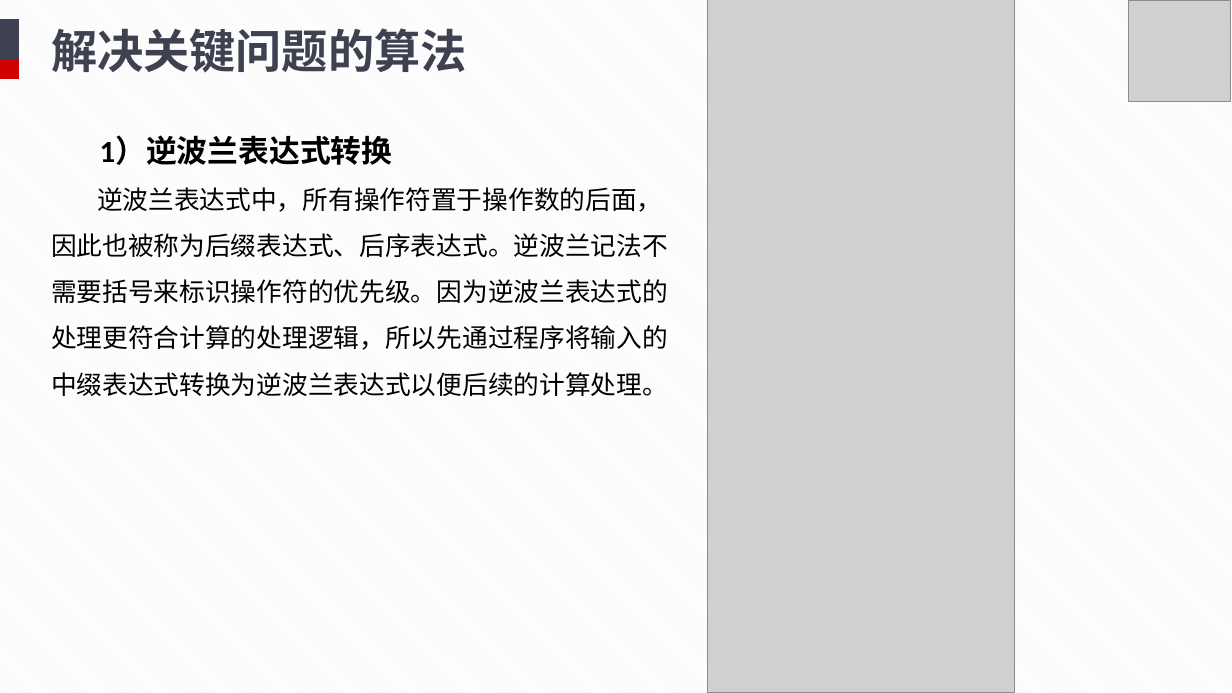
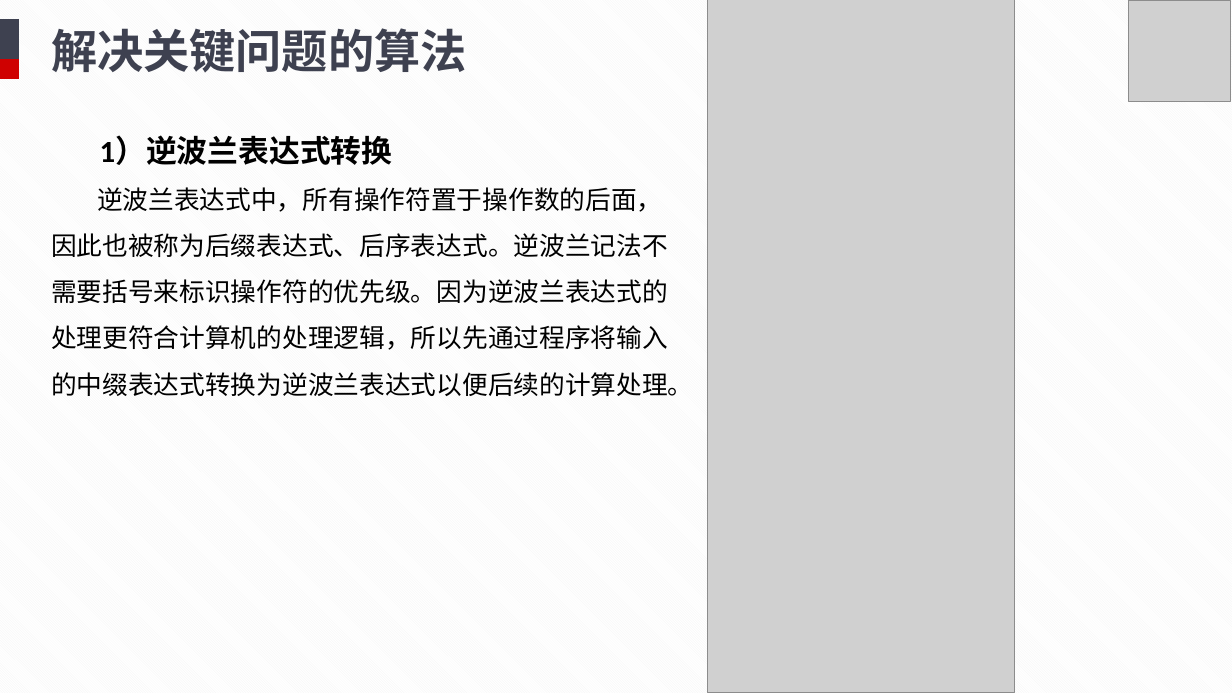
Before and after one commit to TuJin07/Relational-Algebra-Operation-System, a slide deck: slide 18 of doc/终期答辩.pptx. Drawn at 1232x693 pixels with LibreOffice and Linux fonts; fonts in the diff are those of the drawing; grey boxes stand for pictures. Boxes give left, top, right and bottom in pixels: in the first picture for what was removed or moved away, otherwise in the second. Text is boxed around its words. In the diff, an @@ line names an element or a change of style, - is before the commit and + after.

```diff
--- a/doc/终期答辩.pptx
+++ b/doc/终期答辩.pptx
@@ text at box(51, 187, 694, 396): text changed @@
-逆波兰表达式中，所有操作符置于操作数的后面，因此也被称为后缀表达式、后序表达式。逆波兰记法不需要括号来标识操作符的优先级。因为逆波兰表达式的处理更符合计算的处理逻辑，所以先通过程序将输入的中缀表达式转换为逆波兰表达式以便后续的计算处理。
+逆波兰表达式中，所有操作符置于操作数的后面，因此也被称为后缀表达式、后序表达式。逆波兰记法不需要括号来标识操作符的优先级。因为逆波兰表达式的处理更符合计算机的处理逻辑，所以先通过程序将输入的中缀表达式转换为逆波兰表达式以便后续的计算处理。
```
Also in this commit, not shown: 6 other slides changed.
